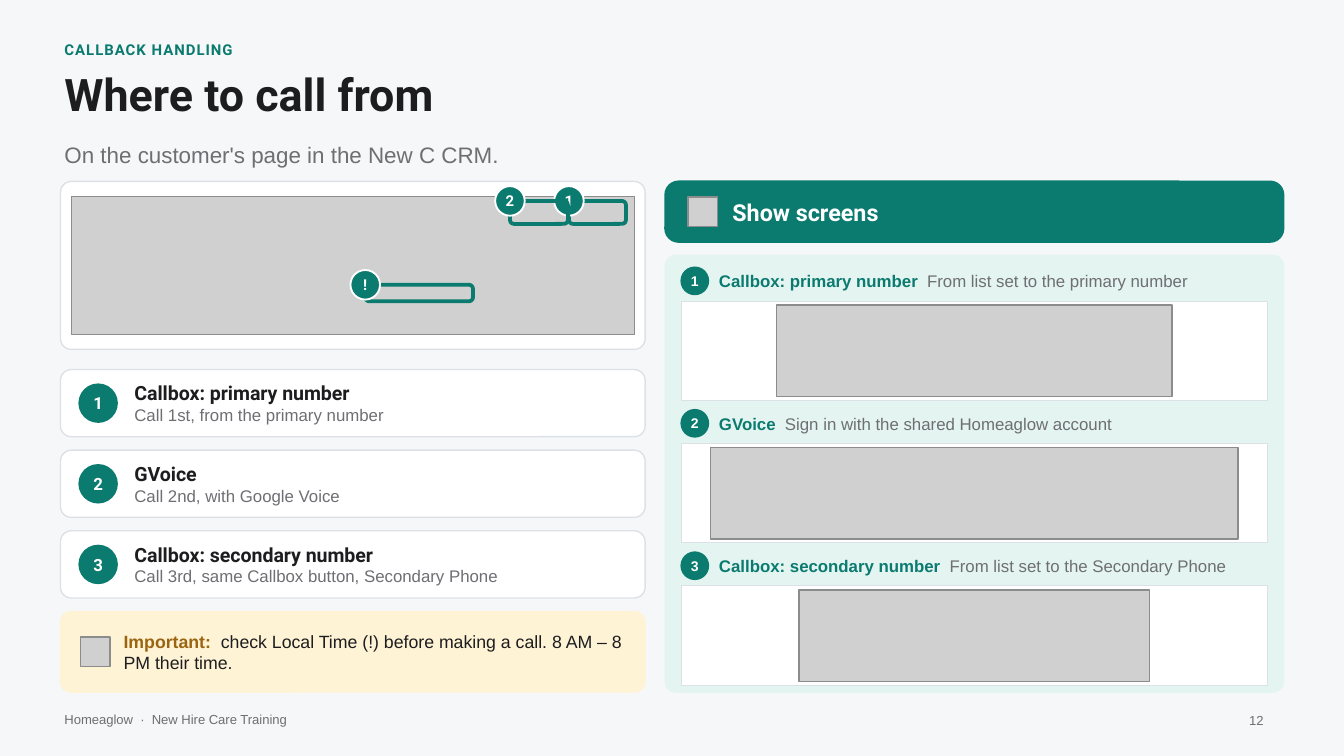
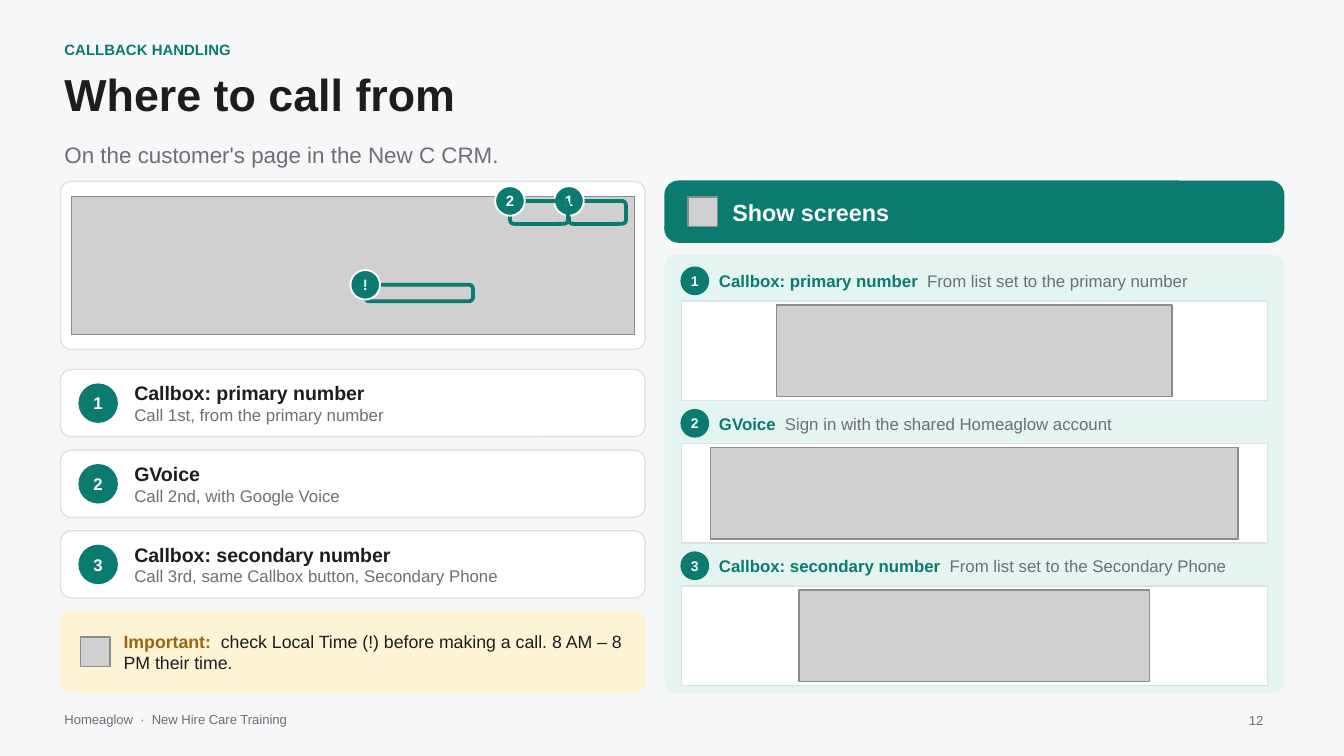
Before and after one commit to anjulimichelle/training, a slide deck: slide 12 of platform-mechanics/platform-operating-mechanics.pptx. Drawn at 1344x756 pixels with LibreOffice and Linux fonts; fonts in the diff are those of the drawing; grey boxes stand for pictures. Boxes give left, top, right and bottom in pixels: in the first picture for what was removed or moved away, otherwise in the second. Text is boxed around its words. In the diff, an @@ line names an element or a change of style, - is before the commit and + after.

```diff
--- a/platform-mechanics/platform-operating-mechanics.pptx
+++ b/platform-mechanics/platform-operating-mechanics.pptx
@@ text "CALLBACK HANDLING" at (64,44,231,55): font Roboto to Arial, letter spacing 0.5 to 0 pt @@
@@ font Roboto to Arial in 4 elements at (64,78,456,112), (565,195,573,206), (93,397,102,409), (732,204,889,222) @@
@@ text at (134,385,364,404): font Roboto to Arial in "Callbox: primary number" @@
@@ text at (134,466,200,482): font Roboto to Arial in "GVoice" @@
@@ text at (134,547,390,566): font Roboto to Arial in "Callbox: secondary number" @@
```
Also in this commit, not shown: 45 other slides changed, 2 other files.
